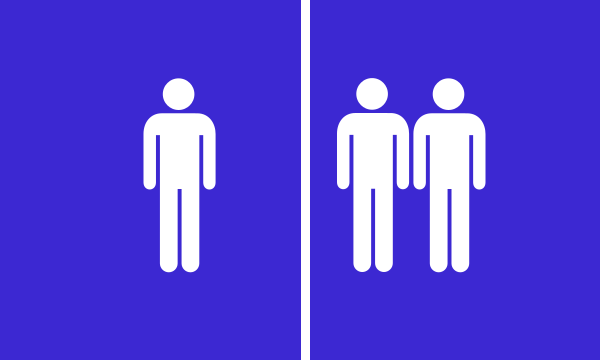
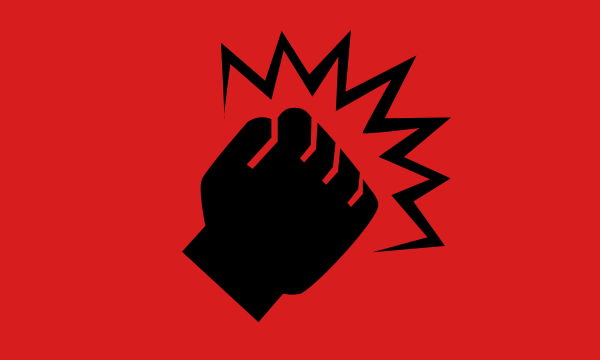
Layers edited between the first and the second w=600, h=360 image:
hid "noun_27288_cc_blanc.svg" over (143, 0, 486, 360)
added layer "noun_6593_cc.svg" above "Copie de Copie de Arrière-plan" over (182, 30, 451, 323)
painted on "Copie de Copie de Arrière-plan" over (0, 0, 600, 360)
